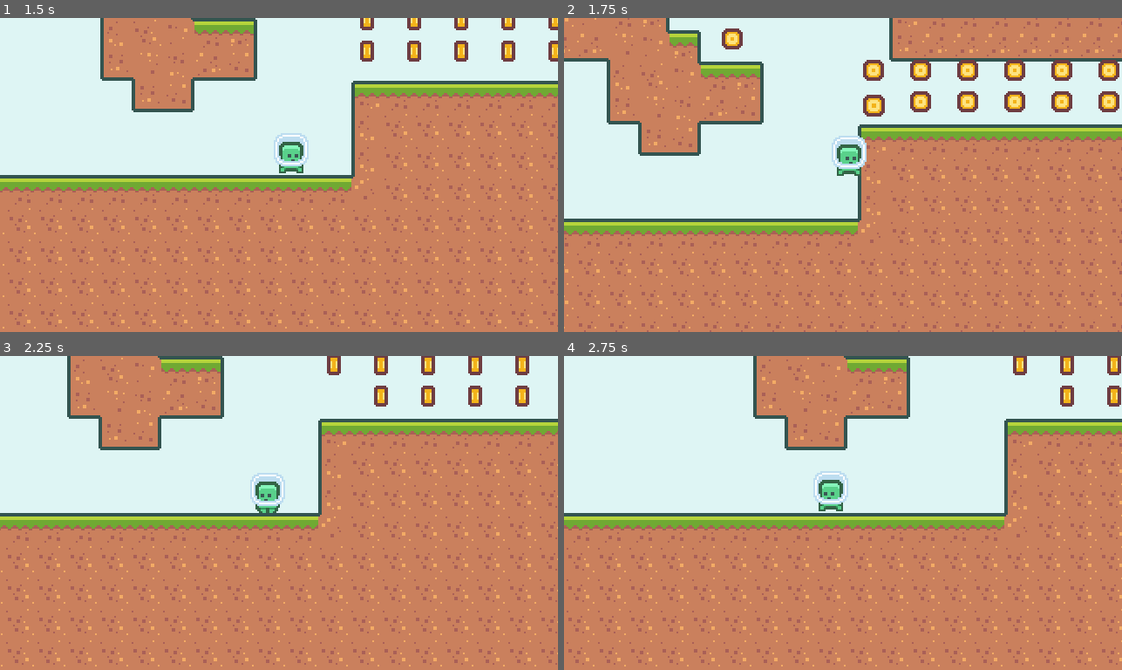
Above: before the commit, frames 1-4 (two rows, left to right).
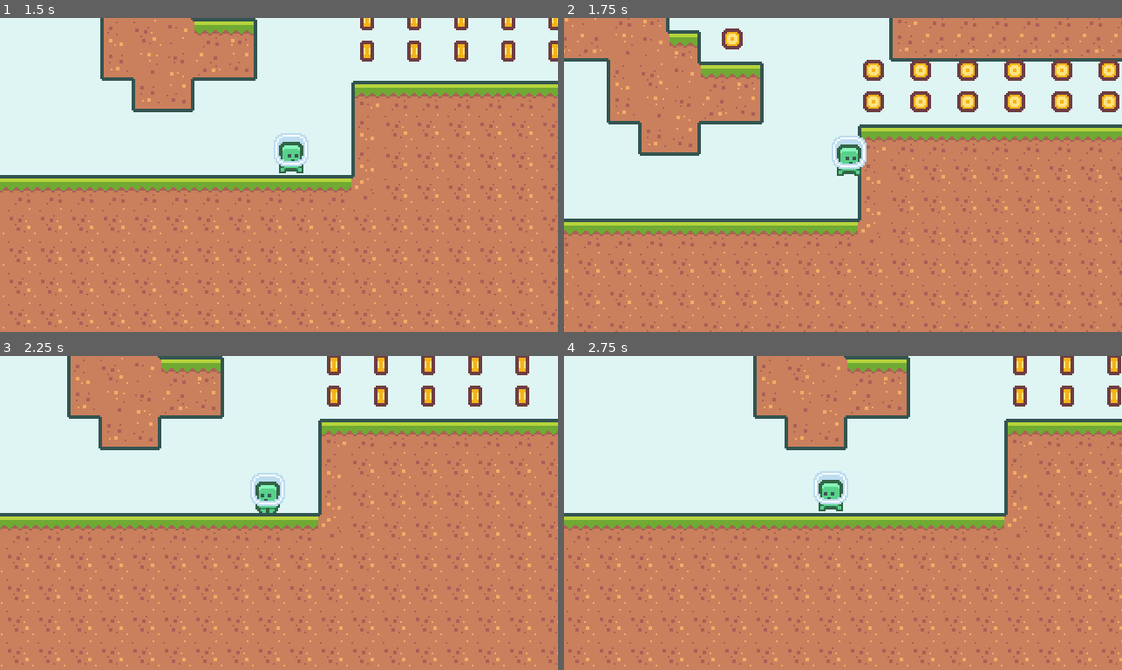
Above: after the commit, the same moments.

Repository: jackwkinsey/2d-platformer
Game: Godot game, scene res://scenes/Main.tscn
Two runs of this game, one before a commit and one after it. Both use one fixed random seed, a clock stepped at 60 frames per second and the inputs below.
Inputs:
- Up to frame 1 (1.5 s): hold D (move_right) from 0.53 s (still down); tap Space (jump) at 0.77 s
- Up to frame 2 (1.75 s): keep holding D (move_right); tap Space (jump) at 1.52 s
- Up to frame 3 (2.25 s): release D (move_right) at 2.03 s; hold A (move_left) from 2.03 s (still down)
- Up to frame 4 (2.75 s): keep holding A (move_left)

Frame 1 is identical in both runs. In frame 2, 0.2% of the frame differs, in the area x 53-58%, y 23-32%; in frame 3, 0.2%; in frame 4, 0.2%.

Commit message:
refactor: modify player and coin collision areas

Diff:
--- a/scenes/Coin.tscn
+++ b/scenes/Coin.tscn
@@ -63,7 +63,6 @@
 }
 
 [sub_resource type="CircleShape2D" id=2]
-radius = 16.0
 
 [sub_resource type="SpriteFrames" id=1]
 animations = [ {
--- a/scenes/Player.tscn
+++ b/scenes/Player.tscn
@@ -26,7 +26,8 @@
 extents = Vector2( 5, 8 )
 
 [sub_resource type="CapsuleShape2D" id=3]
-height = 10.0
+radius = 5.94305
+height = 5.53785
 
 [node name="Player" type="KinematicBody2D" groups=[
 "player",
@@ -58,5 +59,5 @@
 collision_mask = 512
 
 [node name="CollisionShape2D" type="CollisionShape2D" parent="Area2D"]
-position = Vector2( 0, -10 )
+position = Vector2( 0.140152, -8.59851 )
 shape = SubResource( 3 )
